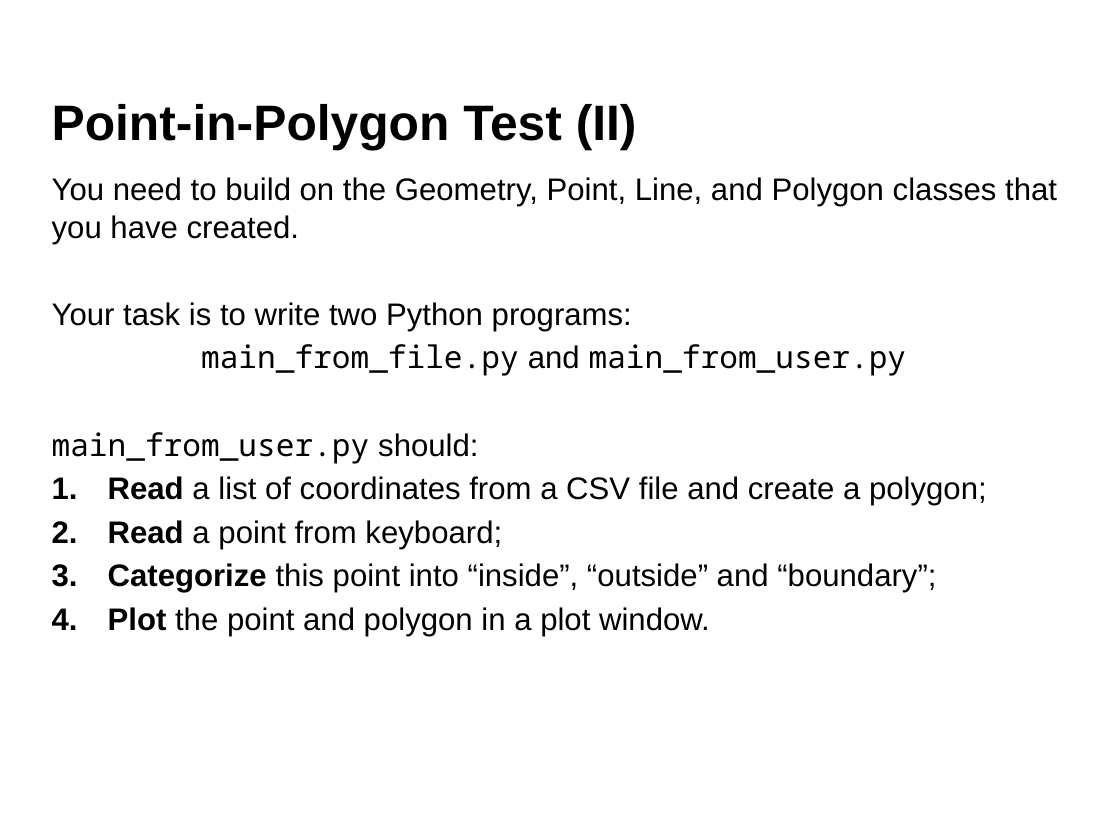
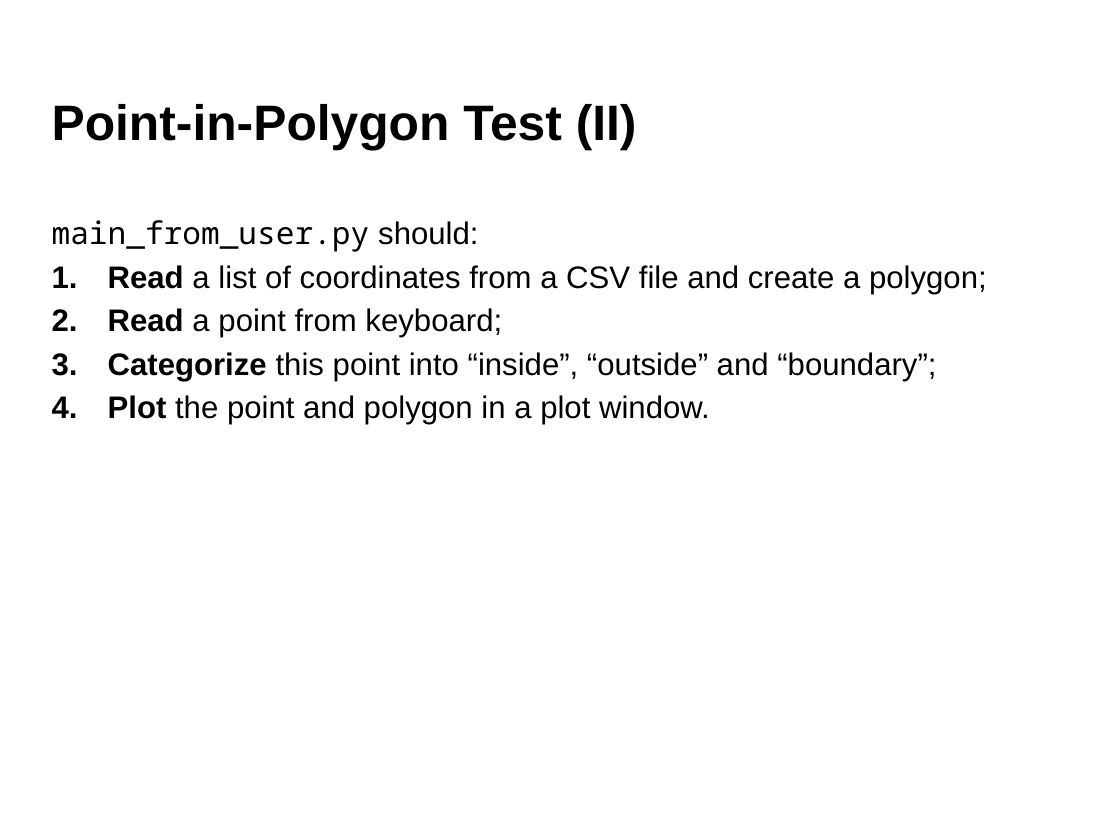
Before and after one commit to aldolipani/CEGE0096, a slide deck: slide 50 of 05 - Week/5 - Geometry with Python.pptx (slide 46 before the commit). Drawn at 1120x840 pixels with LibreOffice and Linux fonts; fonts in the diff are those of the drawing; background and template pictures are left out. Boxes give left, top, right and bottom in pixels: in the first picture for what was removed or moved away, otherwise in the second. Text is boxed around its words. In the diff, an @@ line names an element or a change of style, - is before the commit and + after.

```diff
--- a/05 - Week/5 - Geometry with Python.pptx
+++ b/05 - Week/5 - Geometry with Python.pptx
@@ text at (52, 177, 1057, 376): paragraphs removed @@
-You need to build on the Geometry, Point, Line, and Polygon classes that you have created.
-Your task is to write two Python programs:
-main_from_file.py and main_from_user.py
```
Also in this commit, not shown: 13 other slides changed, 6 slides added.
